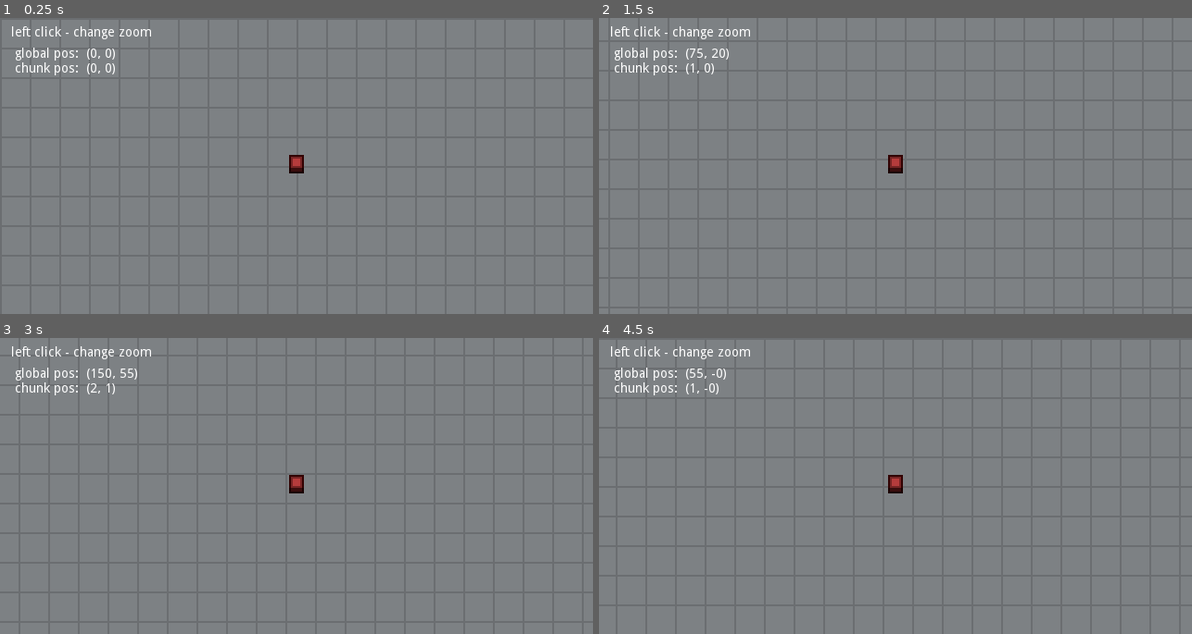
Above: before the commit, frames 1-4 (two rows, left to right).
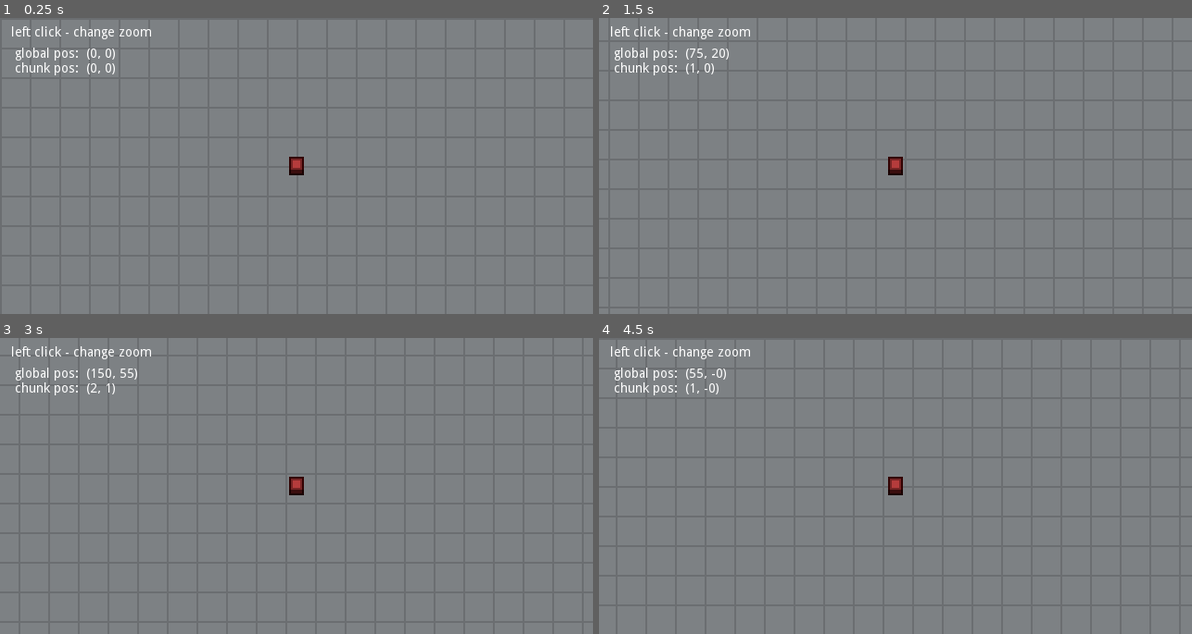
Above: after the commit, the same moments.

Repository: nenefurka/Chunk-system
Game: Godot game, scene res://Scenes/World.tscn
The game is run twice, just before and just after one commit, with the same random seed, the same clock (stepped at 60 frames per second) and the same inputs.
Inputs (mouse positions are in pixels of both pictures, inside the frame that each line leads up to):
- Up to frame 1 (0.25 s): no input
- Up to frame 2 (1.5 s): tap Enter at 0.5 s; move the mouse to (1025, 151) at 0.52 s; hold D (Right) 0.53-1.28 s; click (1025, 151) at 0.6 s; move the mouse to (776, 180) at 1.27 s; hold S (Down) from 1.28 s (still down); click (776, 180) at 1.35 s
- Up to frame 3 (3 s): move the mouse to (355, 420) at 2.02 s; release S (Down) at 2.03 s; hold D (Right) 2.03-2.78 s; click (355, 420) at 2.1 s; move the mouse to (266, 545) at 2.77 s; hold W (Up) from 2.78 s (still down); click (266, 545) at 2.85 s
- Up to frame 4 (4.5 s): move the mouse to (1073, 530) at 3.52 s; release W (Up) at 3.53 s; hold A (Left) from 3.53 s (still down); click (1073, 530) at 3.6 s; move the mouse to (717, 441) at 4.27 s; click (717, 441) at 4.35 s

The runs differ from the first frame. In frame 1, less than 0.1% of the frame differs, in the area x 48-52%, y 46-54%; in frame 2, less than 0.1%; in frame 3, less than 0.1%; in frame 4, less than 0.1%.

Commit message:
Fix
Fixed things annoying my perfectionism, no more.

Diff:
--- a/Scenes/World.tscn
+++ b/Scenes/World.tscn
@@ -3,7 +3,7 @@
 [ext_resource path="res://Scenes/World.gd" type="Script" id=1]
 [ext_resource path="res://Resources/Player/Player.tscn" type="PackedScene" id=2]
 [ext_resource path="res://Resources/Tileset/SimpleTileset.png" type="Texture" id=3]
-[ext_resource path="res://UI/PlayerPosPanel/PlayerPosPanel.gd" type="Script" id=4]
+[ext_resource path="res://Resources/UI/PlayerPosPanel/PlayerPosPanel.gd" type="Script" id=4]
 
 [sub_resource type="TileSet" id=1]
 0/name = "Tile.png 0"
Binary file changed: Resources/Player/PlayerSprite.png
Renamed: UI/PlayerPosPanel/PlayerPosPanel.gd -> Resources/UI/PlayerPosPanel/PlayerPosPanel.gd
